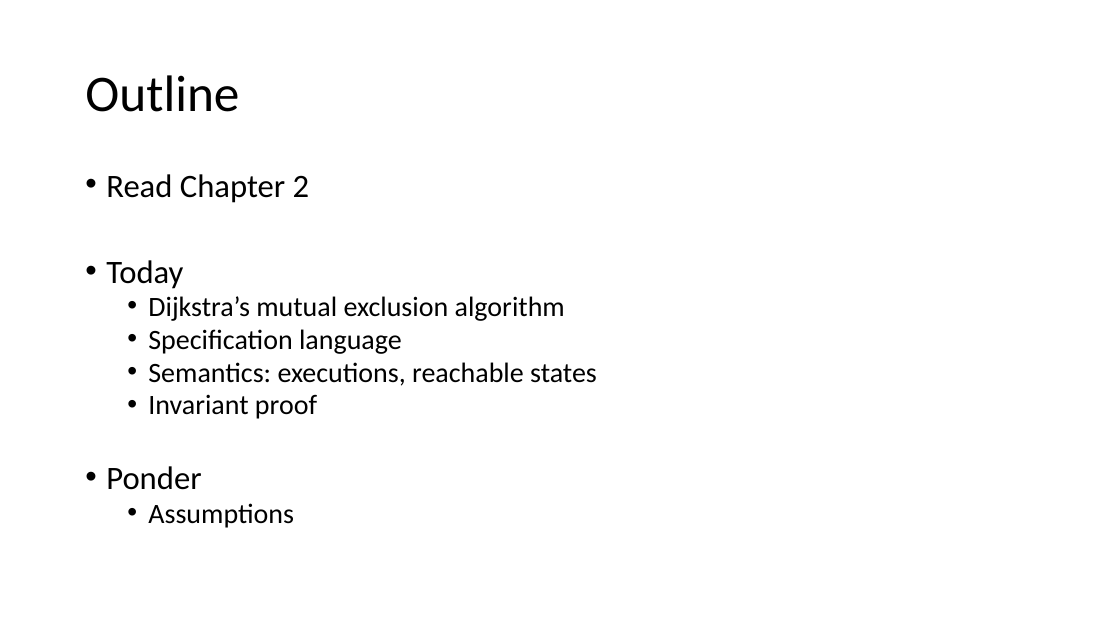
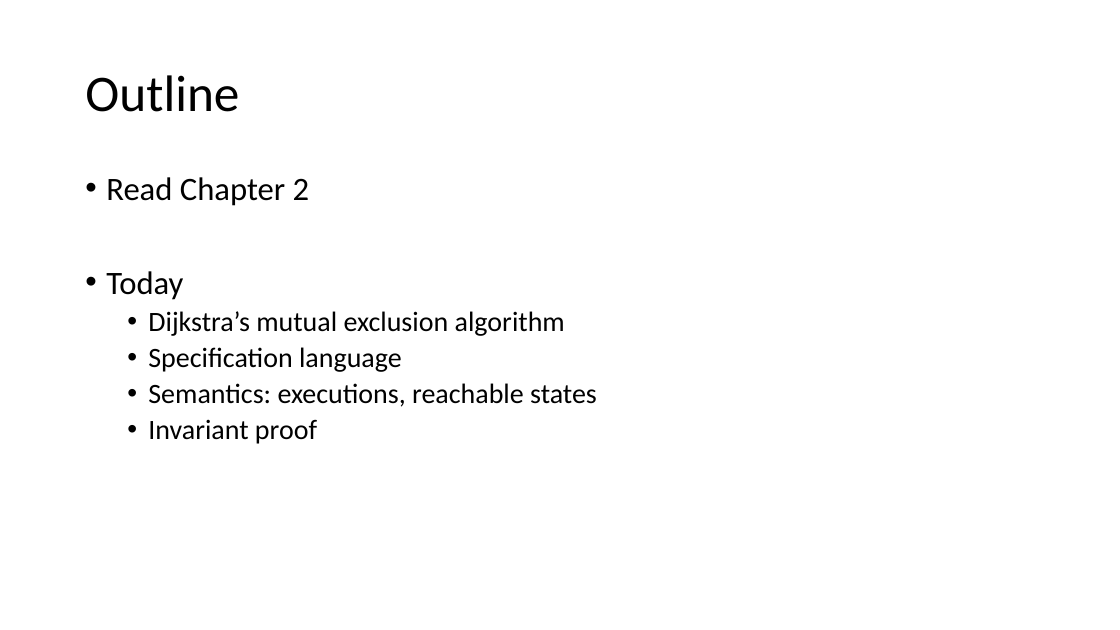
Before and after one commit to sayanmitracode/cpsbooksite, a slide deck: slide 2 of Slides/2025/L2_ModelingComputation.pptx. Drawn at 1120x630 pixels with LibreOffice and Linux fonts; fonts in the diff are those of the drawing. Boxes give left, top, right and bottom in pixels: in the first picture for what was removed or moved away, otherwise in the second. Text is boxed around its words. In the diff, an @@ line names an element or a change of style, - is before the commit and + after.

Commit message:
working through timer_agent, and dijkstra

```diff
--- a/Slides/2025/L2_ModelingComputation.pptx
+++ b/Slides/2025/L2_ModelingComputation.pptx
@@ text "Read Chapter 2" at box(106, 177, 597, 444): line spacing 0.8 to 0.9 @@
@@ text at box(106, 466, 294, 528): paragraphs removed @@
-• Ponder
-  • Assumptions
```
Also in this commit, not shown: 1 other slide changed, 4 slides added, 3 slides removed, 5 other files.
